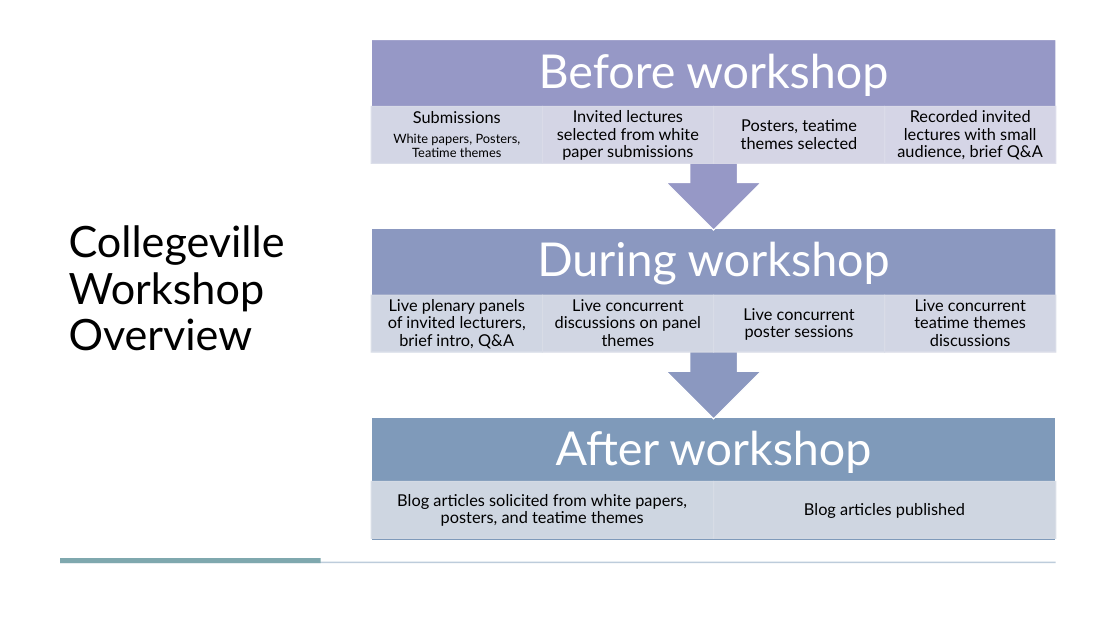
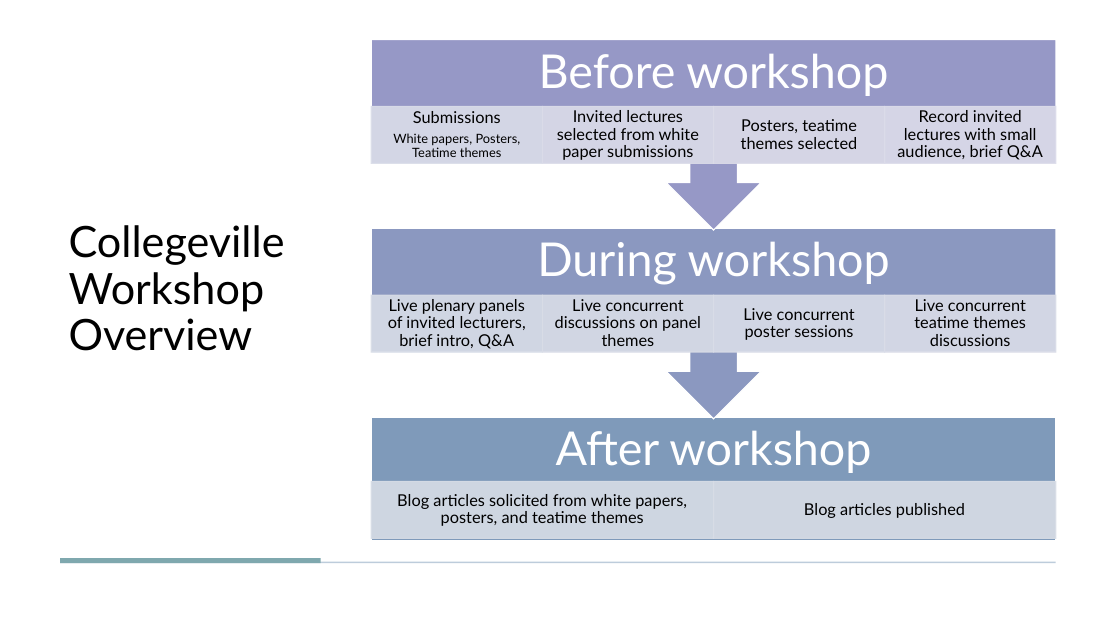
Before and after one commit to Collegeville/CW21, a slide deck: slide 2 of assets/Collegeville21WorkshopImages.pptx. Drawn at 1120x630 pixels with LibreOffice and Linux fonts; fonts in the diff are those of the drawing. Boxes give left, top, right and bottom in pixels: in the first picture for what was removed or moved away, otherwise in the second. Text is boxed around its words. In the diff, an @@ line names an element or a change of style, - is before the commit and + after.

```diff
--- a/assets/Collegeville21WorkshopImages.pptx
+++ b/assets/Collegeville21WorkshopImages.pptx
@@ text at [897,110,1043,160]: text changed @@
-Recorded invited lectures with small audience, brief Q&A
+Record invited lectures with small audience, brief Q&A
```
Also in this commit, not shown: 5 other slides changed, 2 other files.
